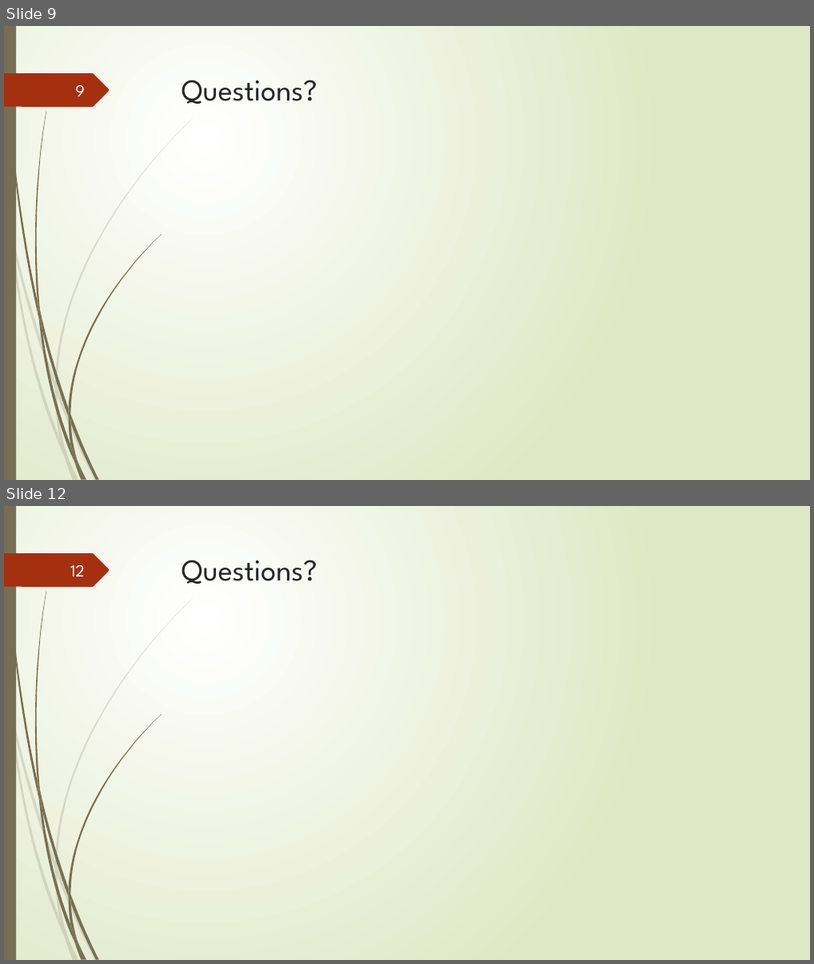
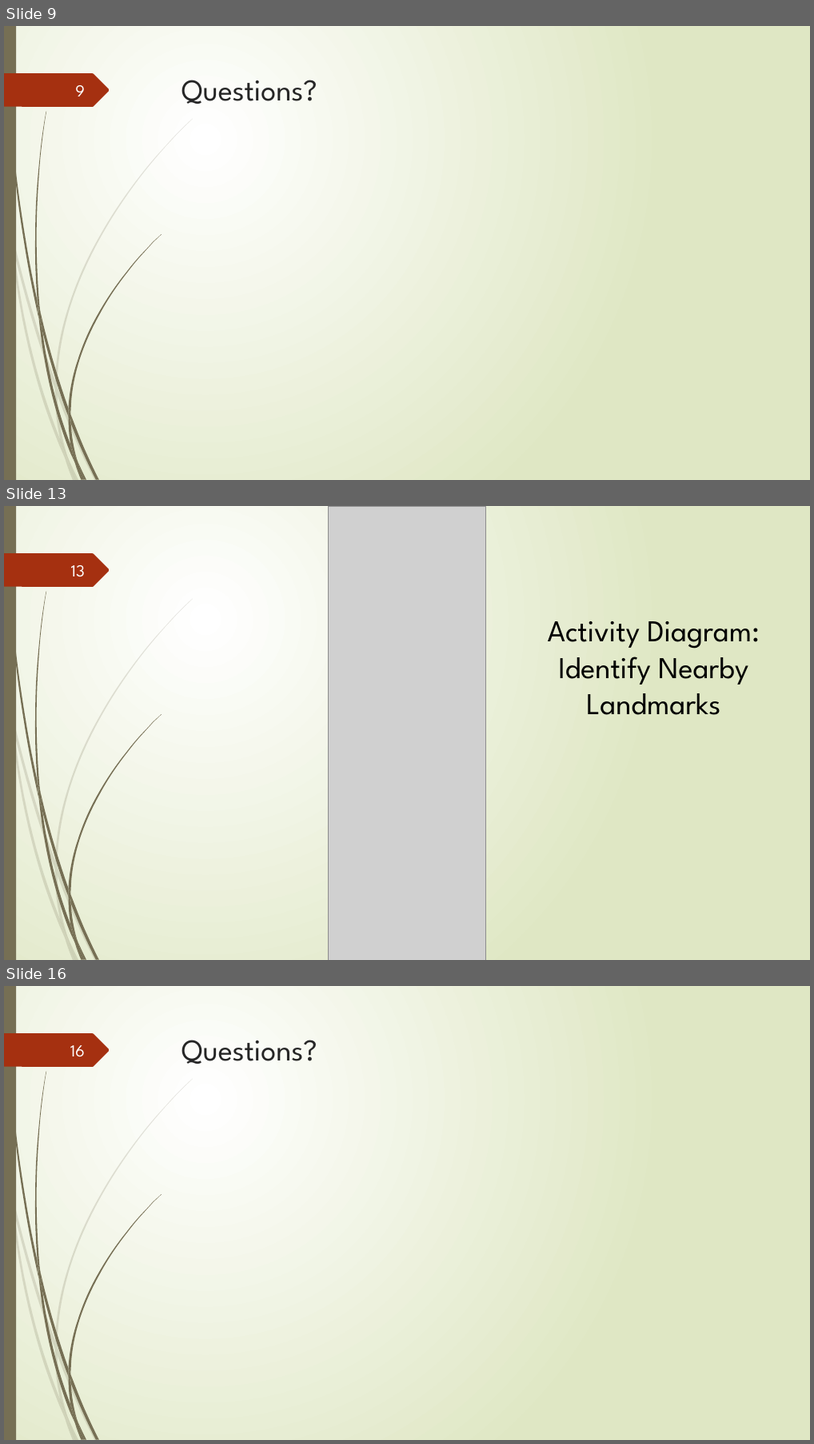
Before and after one commit to junmin-yee/Landmarked, a slide deck: Presentations/Sprint01_ReviewMeeting.pptx. Shown one above the other, each under a label of ours: slides 9 and 12 before the commit, slides 9, 13 and 16 after it; the slides between them are not shown. The pictures are 814x964 and 814x1444 pixels, drawn with LibreOffice and Linux fonts; fonts in the diff are those of the drawing; grey boxes stand for pictures. Boxes give left, top, right and bottom in pixels: in the first picture for what was removed or moved away, otherwise in the second. Text is boxed around its words. In the diff, an @@ line names an element or a change of style, - is before the commit and + after.

Commit message:
Added Design Diagrams
Added UML Design Diagrams

```diff
--- a/Presentations/Sprint01_ReviewMeeting.pptx
+++ b/Presentations/Sprint01_ReviewMeeting.pptx
@@ slide 13 added at (x1=4, y1=506, x2=810, y2=960), background gradient #FFFFFF to #DFE8C4; not listed: 24 template elements that a slide beside it also shows @@
@@ picture added at (x1=328, y1=506, x2=486, y2=960) @@
@@ page number added at (x1=71, y1=565, x2=85, y2=577), 20 pt, text #FEFFFF @@
+13
@@ text added at (x1=548, y1=621, x2=760, y2=715), 36 pt, text #000000 @@
+Activity Diagram:
+Identify Nearby Landmarks
@@ what was slide 12 is now slide 16 @@
@@ page number at (x1=70, y1=1045, x2=85, y2=1057): text changed @@
-12
+16
```
Also in this commit, not shown: 5 slides changed, 4 other slides added, 1 other file.
